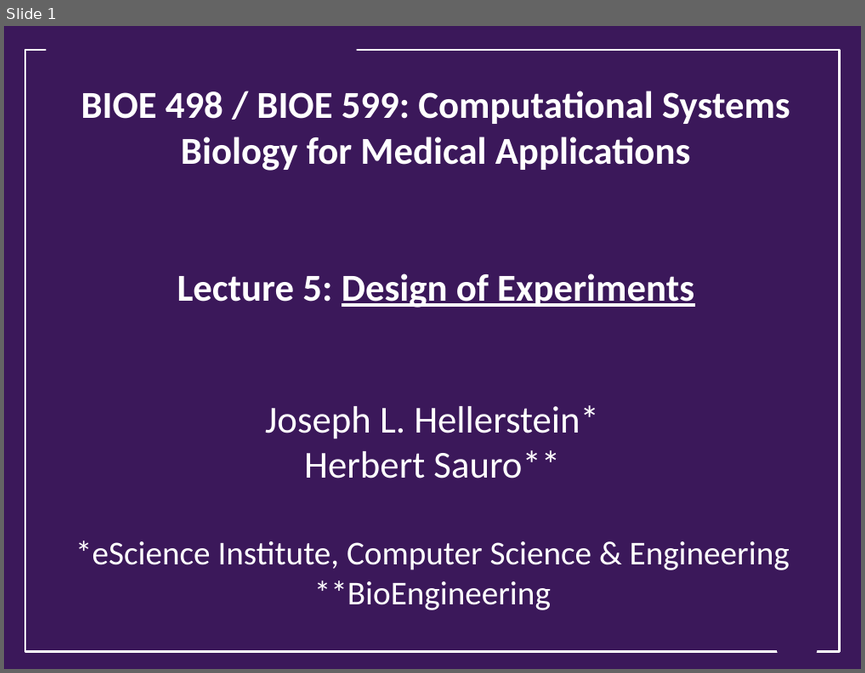
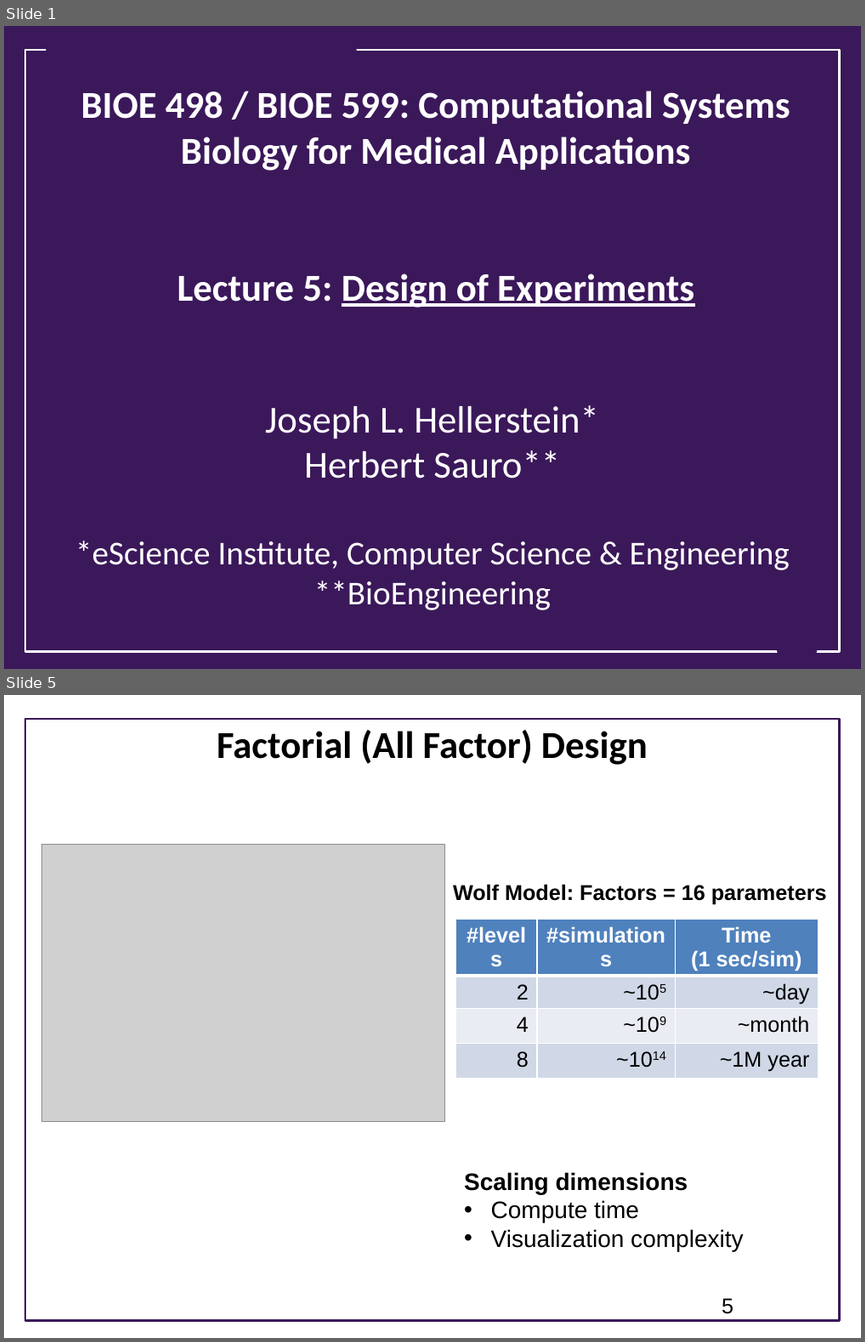
Before and after one commit to ModelEngineering/advancing-biomedical-models, a slide deck: lecture_5/5_design_of_experiments.pptx. Shown one above the other, each under a label of ours: slide 1 before the commit, slides 1 and 5 after it; the slides between them are not shown. The pictures are 865x673 and 865x1342 pixels, drawn with LibreOffice and Linux fonts; fonts in the diff are those of the drawing; grey boxes stand for pictures; background and template pictures are left out. Boxes give left, top, right and bottom in pixels: in the first picture for what was removed or moved away, otherwise in the second. Text is boxed around its words. In the diff, an @@ line names an element or a change of style, - is before the commit and + after.

```diff
--- a/lecture_5/5_design_of_experiments.pptx
+++ b/lecture_5/5_design_of_experiments.pptx
@@ slide 5 added at [4,695,861,1338], background #FFFFFF @@
@@ rectangle added at [25,719,840,1321], outline #3B185A 1.75 pt @@
@@ title added at [216,730,647,765], 32 pt, text #000000, bold @@
+Factorial (All Factor) Design
@@ picture added at [41,844,444,1121] @@
@@ text added at [453,884,827,905], 18 pt, text #000000, bold @@
+Wolf Model: Factors = 16 parameters
@@ table added at [455,919,818,1083], 4 rows, 3 columns @@
+#levels | #simulations | Time / (1 sec/sim)
+2 | ~105 | ~day
+4 | ~109 | ~month
+8 | ~1014 | ~1M year
@@ text added at [464,1172,743,1251], 20 pt, text #000000 @@
+Scaling dimensions
+• Compute time
+• Visualization complexity
@@ page number added at [721,1298,733,1314], 18 pt, text #000000 @@
+5
```
Also in this commit, not shown: 3 slides changed, 3 other slides added.
